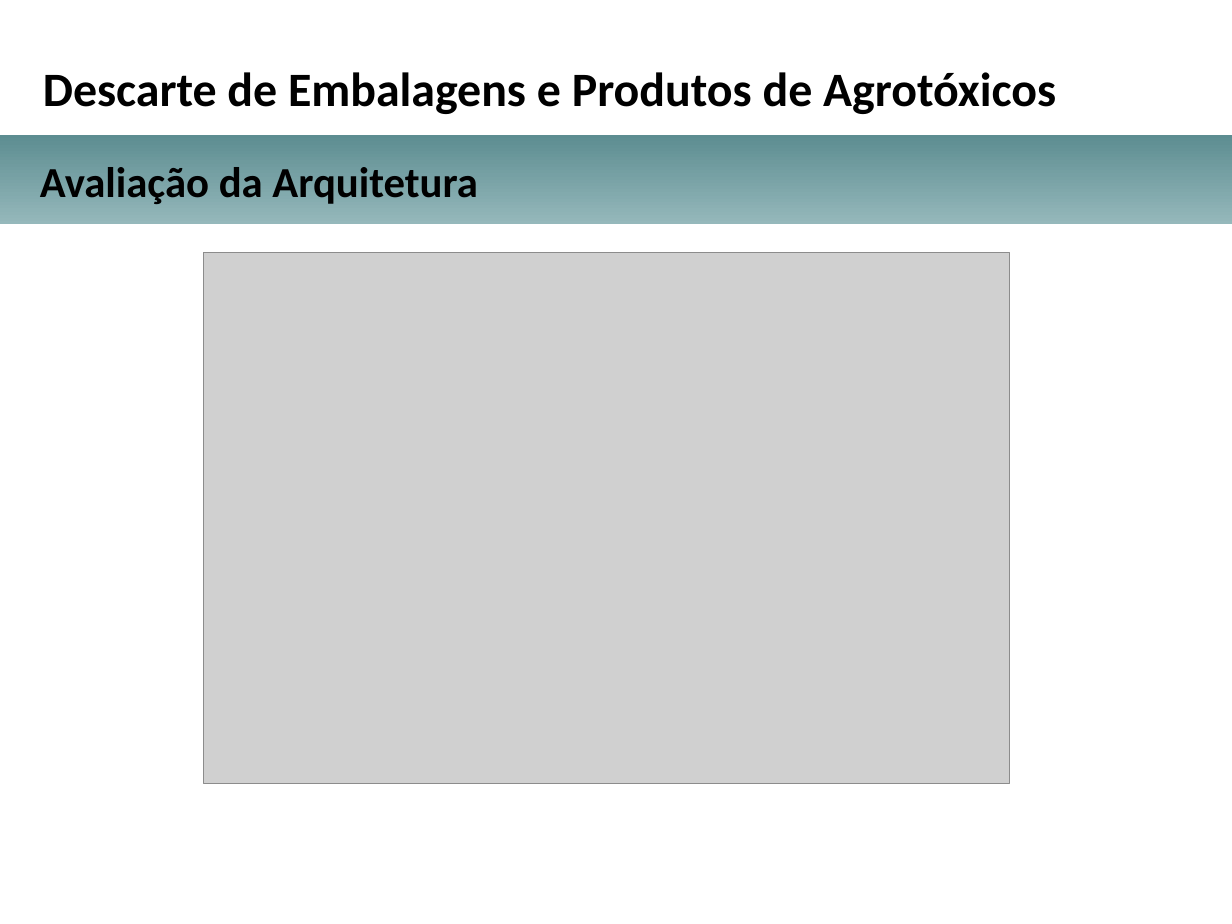
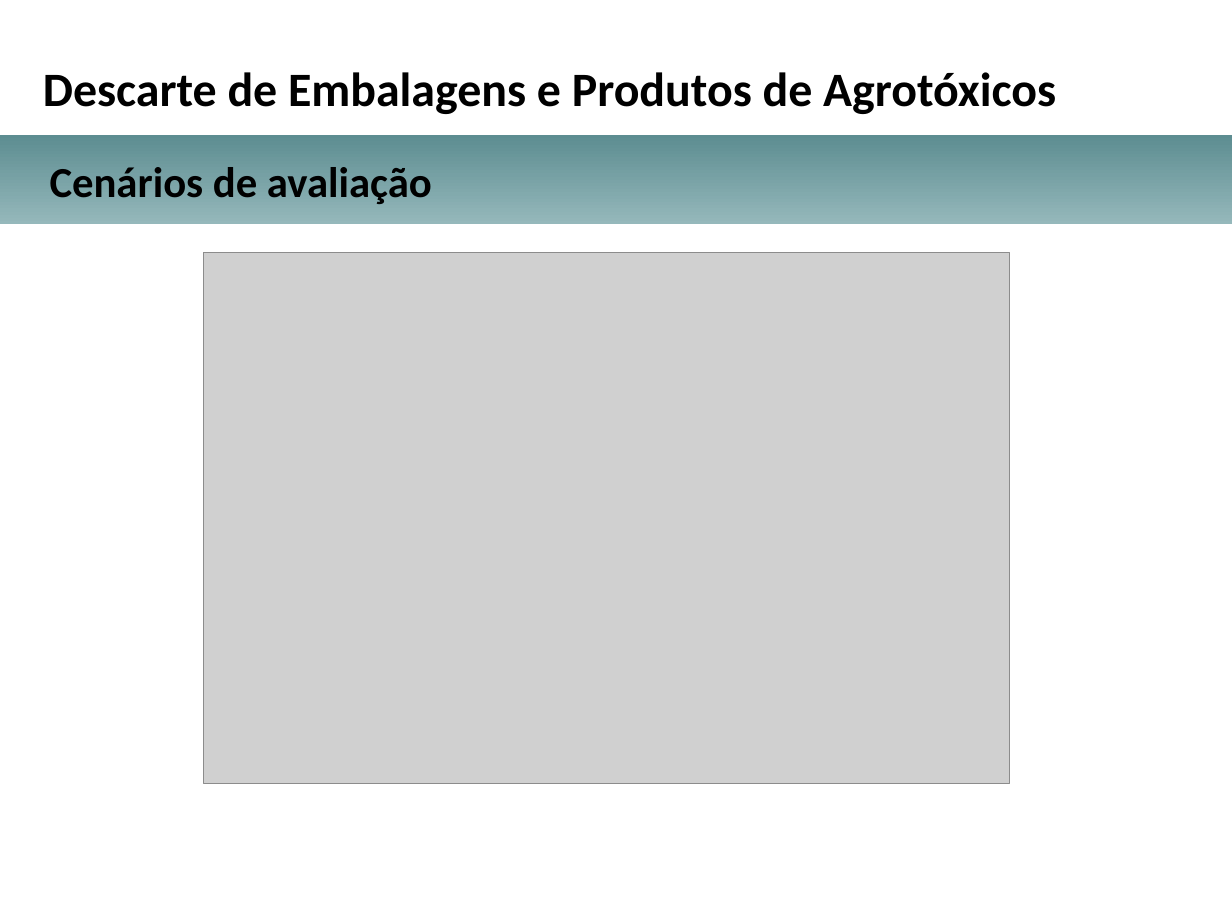
Before and after one commit to michellerodrigues/AgendamentoLambda, a slide deck: slide 10 of docs_tcc/apresentacao_projeto_arquitetural_TCC.pptx. Drawn at 1232x924 pixels with LibreOffice and Linux fonts; fonts in the diff are those of the drawing; grey boxes stand for pictures; background and template pictures are left out. Boxes give left, top, right and bottom in pixels: in the first picture for what was removed or moved away, otherwise in the second. Text is boxed around its words. In the diff, an @@ line names an element or a change of style, - is before the commit and + after.

```diff
--- a/docs_tcc/apresentacao_projeto_arquitetural_TCC.pptx
+++ b/docs_tcc/apresentacao_projeto_arquitetural_TCC.pptx
@@ text at (50,167,432,204): text changed @@
-Avaliação da Arquitetura
+Cenários de avaliação
```
Also in this commit, not shown: 2 other slides changed, 7 slides added, 2 other files.
